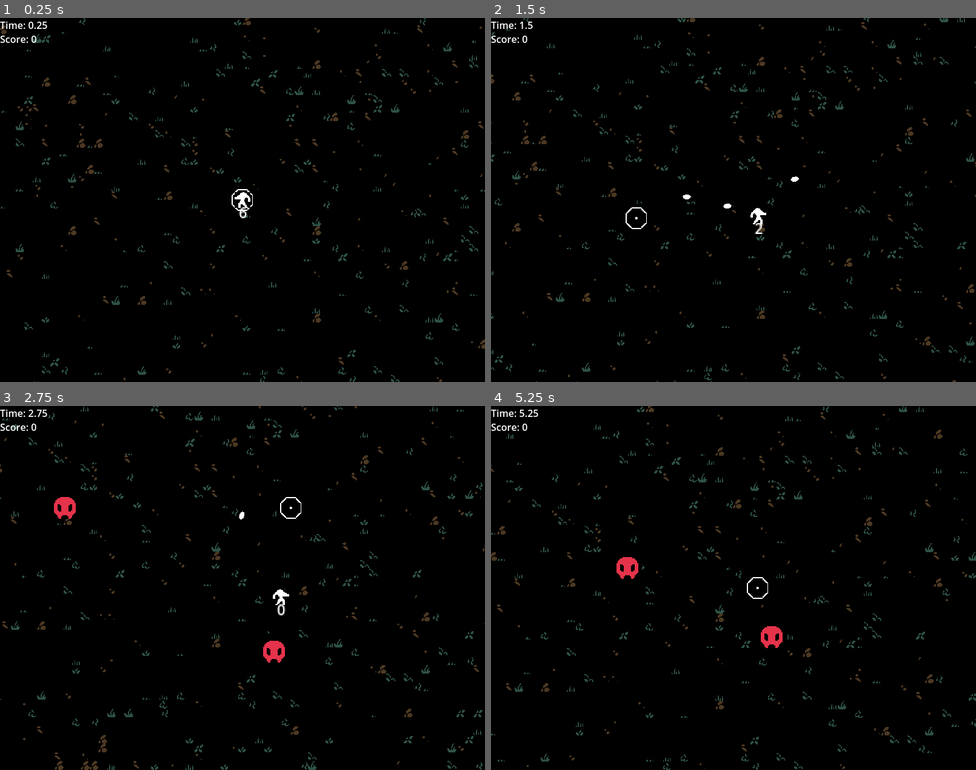
Above: before the commit, frames 1-4 (two rows, left to right).
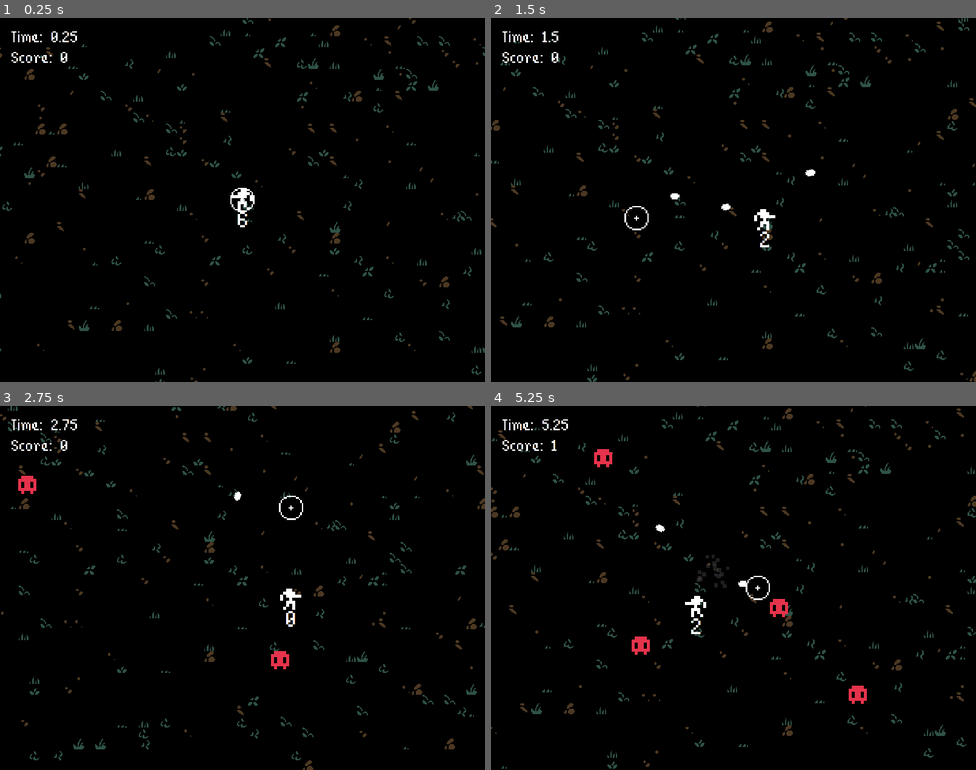
Above: after the commit, the same moments.

Repository: Dragonfoxing/the-last-stand
Game: Godot game, scene res://main.tscn
The game is run twice, just before and just after one commit, with the same random seed, the same clock (stepped at 60 frames per second) and the same inputs.
Inputs (mouse positions are in pixels of both pictures, inside the frame that each line leads up to):
- Up to frame 1 (0.25 s): no input
- Up to frame 2 (1.5 s): tap Enter (ui_accept) at 0.5, 0.77 s; move the mouse to (840, 181) at 0.52 s; press the mouse at (840, 181) at 0.53 s; hold Right (ui_right) 0.53-1.28 s; move the mouse to (636, 218) at 1.27 s; release the mouse at (636, 218) at 1.28 s; hold Down (ui_down) from 1.28 s (still down); click (636, 218) at 1.35 s
- Up to frame 3 (2.75 s): tap Enter (ui_accept) at 1.52 s; move the mouse to (291, 507) at 2.02 s; release Down (ui_down) at 2.03 s; press the mouse at (291, 507) at 2.03 s; hold Right (ui_right) from 2.03 s (still down)
- Up to frame 4 (5.25 s): move the mouse to (709, 660) at 2.77 s; release Right (ui_right) at 2.78 s; release the mouse at (709, 660) at 2.78 s; hold Up (ui_up) 2.78-3.53 s; click (709, 660) at 2.85 s; tap Enter (ui_accept) at 3.02, 3.77, 4.52 s; move the mouse to (879, 642) at 3.52 s; press the mouse at (879, 642) at 3.53 s; hold Left (ui_left) 3.53-5.03 s; move the mouse to (588, 533) at 4.27 s; release the mouse at (588, 533) at 4.28 s; click (588, 533) at 4.35 s; move the mouse to (757, 588) at 5.02 s; press the mouse at (757, 588) at 5.03 s; hold Down (ui_down) from 5.03 s (still down)

The runs differ from the first frame. In frame 1, 4.9% of the frame differs, in the area x 0-100%, y 0-100%; in frame 2, 5.2%; in frame 3, 5.5%; in frame 4, 6.1%.

Commit message:
Day 3 End Of Day - Difficulty curve added to spawning, small bugs fixed

Diff:
--- /dev/null
+++ b/assets/new_label_settings.tres
@@ -0,0 +1,7 @@
+[gd_resource type="LabelSettings" load_steps=2 format=3 uid="uid://qca0oki7xds"]
+
+[ext_resource type="FontFile" uid="uid://c44j3iaivab0m" path="res://assets/fonts/BitPotion.ttf" id="1_g8db5"]
+
+[resource]
+font = ExtResource("1_g8db5")
+font_size = 24
--- a/entities/cursor/cursor_game.tscn
+++ b/entities/cursor/cursor_game.tscn
@@ -1,14 +1,21 @@
 [gd_scene load_steps=3 format=3 uid="uid://ckq5md7h0qdmq"]
 
-[ext_resource type="Texture2D" uid="uid://dxs3r8nms5a60" path="res://assets/MRMOTEXT x3 v1.1/MRMOTEXT-x3.png" id="1_myree"]
 [ext_resource type="Script" path="res://entities/cursor/cursor.gd" id="1_vbdfn"]
+[ext_resource type="Texture2D" uid="uid://dtl6fw1pxrbh0" path="res://assets/processed/TheLastStandREXPAINT.png" id="2_6obct"]
 
 [node name="cursor_game" type="Node2D"]
 script = ExtResource("1_vbdfn")
 
 [node name="Sprite2D" type="Sprite2D" parent="."]
-scale = Vector2(0.33, 0.33)
-texture = ExtResource("1_myree")
+scale = Vector2(0.5, 0.5)
+texture = ExtResource("2_6obct")
 region_enabled = true
-region_rect = Rect2(529, 288, 71, 72)
+region_rect = Rect2(0, 160, 32, 32)
 region_filter_clip_enabled = true
+
+[node name="Sprite2D2" type="Sprite2D" parent="."]
+scale = Vector2(0.5, 0.5)
+texture = ExtResource("2_6obct")
+region_enabled = true
+region_rect = Rect2(164, 54, 6, 6)
+region_filter_clip_enabled = true
--- a/entities/enemy/enemy_follower.gd
+++ b/entities/enemy/enemy_follower.gd
@@ -2,6 +2,9 @@
 
 @export var target : Node2D
 @export var speed : float = 40
+
+@export var death_particles : PackedScene
+
 var dead : bool = false
 
 func _ready():
@@ -40,6 +43,9 @@
 						collider.emit_signal("Collided", self)
 
 						dead = true
+
+						GameSignals.emit_signal("effect_requested", death_particles, position)
+
 						queue_free()
 
 	else:
@@ -47,6 +53,14 @@
 		# in more complicated cases, we want alternate behavior rather than this.
 		set_physics_process(false)
 
+func spawn_death_particles():
+	var particles = death_particles.instantiate()
+	add_child(particles)
+	particles.set_as_top_level(true)
+	particles.position = position
+	particles.emitting = true
+
+
 # all of our logic is in physics_process so we don't need code here.
 func _on_collided(obj : GameEntity2D):
 	pass
--- a/entities/enemy/enemy_follower.tscn
+++ b/entities/enemy/enemy_follower.tscn
@@ -1,22 +1,24 @@
-[gd_scene load_steps=4 format=3 uid="uid://dxricl6vt22rv"]
+[gd_scene load_steps=5 format=3 uid="uid://dxricl6vt22rv"]
 
 [ext_resource type="Script" path="res://entities/enemy/enemy_follower.gd" id="1_bv28l"]
-[ext_resource type="Texture2D" uid="uid://dxs3r8nms5a60" path="res://assets/MRMOTEXT x3 v1.1/MRMOTEXT-x3.png" id="1_iwgoo"]
+[ext_resource type="PackedScene" uid="uid://d0ge4cruhck5b" path="res://entities/particles/simple_hit_particles.tscn" id="2_8npww"]
+[ext_resource type="Texture2D" uid="uid://dtl6fw1pxrbh0" path="res://assets/processed/TheLastStandREXPAINT.png" id="2_ijd6o"]
 
 [sub_resource type="CircleShape2D" id="CircleShape2D_ibwbn"]
+radius = 7.0
 
 [node name="enemy_follower" type="CharacterBody2D" groups=["enemy"]]
 collision_layer = 8
 collision_mask = 15
 script = ExtResource("1_bv28l")
+death_particles = ExtResource("2_8npww")
 
 [node name="Sprite2D" type="Sprite2D" parent="."]
 modulate = Color(0.898039, 0.2, 0.294118, 1)
-texture = ExtResource("1_iwgoo")
+texture = ExtResource("2_ijd6o")
 region_enabled = true
-region_rect = Rect2(72, 264, 24, 24)
+region_rect = Rect2(2, 4, 12, 12)
 region_filter_clip_enabled = true
 
 [node name="CollisionShape2D" type="CollisionShape2D" parent="."]
-position = Vector2(0, 3)
 shape = SubResource("CircleShape2D_ibwbn")
--- /dev/null
+++ b/entities/particles/simple_hit_particles.gd
@@ -0,0 +1,7 @@
+extends CPUParticles2D
+
+func _ready():
+	emitting = true
+
+func _on_timer_timeout():
+	queue_free()
--- /dev/null
+++ b/entities/particles/simple_hit_particles.tscn
@@ -0,0 +1,35 @@
+[gd_scene load_steps=3 format=3 uid="uid://d0ge4cruhck5b"]
+
+[ext_resource type="Script" path="res://entities/particles/simple_hit_particles.gd" id="1_q4rtn"]
+
+[sub_resource type="Gradient" id="Gradient_ffc3p"]
+offsets = PackedFloat32Array(0, 0.502857, 1)
+colors = PackedColorArray(0.964742, 0.964742, 0.964742, 1, 0.76662, 0.76662, 0.76662, 1, 0, 0, 0, 0)
+
+[node name="SimpleHitParticles" type="CPUParticles2D"]
+emitting = false
+amount = 20
+lifetime = 0.75
+one_shot = true
+explosiveness = 1.0
+randomness = 0.82
+fract_delta = false
+emission_shape = 1
+emission_sphere_radius = 2.0
+direction = Vector2(0, 5)
+spread = 180.0
+gravity = Vector2(0, 20)
+initial_velocity_min = 5.0
+initial_velocity_max = 20.0
+scale_amount_min = 2.0
+scale_amount_max = 3.0
+color_ramp = SubResource("Gradient_ffc3p")
+script = ExtResource("1_q4rtn")
+
+[node name="Timer" type="Timer" parent="."]
+process_callback = 0
+wait_time = 0.75
+one_shot = true
+autostart = true
+
+[connection signal="timeout" from="Timer" to="." method="_on_timer_timeout"]
--- a/entities/player/bullet.tscn
+++ b/entities/player/bullet.tscn
@@ -1,11 +1,11 @@
 [gd_scene load_steps=4 format=3 uid="uid://b5chf187yxnk3"]
 
-[ext_resource type="Texture2D" uid="uid://dxs3r8nms5a60" path="res://assets/MRMOTEXT x3 v1.1/MRMOTEXT-x3.png" id="1_16cof"]
 [ext_resource type="Script" path="res://entities/player/bullet.gd" id="1_lj5qm"]
+[ext_resource type="Texture2D" uid="uid://dtl6fw1pxrbh0" path="res://assets/processed/TheLastStandREXPAINT.png" id="2_ymk5y"]
 
 [sub_resource type="CapsuleShape2D" id="CapsuleShape2D_54vnm"]
 radius = 2.0
-height = 8.0
+height = 6.0
 
 [node name="bullet" type="CharacterBody2D"]
 collision_layer = 0
@@ -14,10 +14,10 @@
 
 [node name="Sprite2D" type="Sprite2D" parent="."]
 position = Vector2(-1.19209e-07, 0)
-scale = Vector2(0.385, 0.33)
-texture = ExtResource("1_16cof")
+scale = Vector2(0.5, 0.5)
+texture = ExtResource("2_ymk5y")
 region_enabled = true
-region_rect = Rect2(576, 408, 24, 24)
+region_rect = Rect2(64, 48, 16, 16)
 
 [node name="CollisionShape2D" type="CollisionShape2D" parent="."]
 rotation = 1.5708
--- a/entities/player/player.gd
+++ b/entities/player/player.gd
@@ -9,6 +9,9 @@
 
 @export var sprite : Sprite2D
 
+@export var god_mode : bool = false
+
+@export var player_death_effect : PackedScene
 var right : bool = false;
 
 func _ready():
@@ -52,5 +55,6 @@
 	elif(position.y > limit.y - height): position.y = limit.y - height;
 
 func _on_collided(obj : GameEntity2D):
-	if(obj.team == "enemy"):
+	if(obj.team == "enemy" and not god_mode):
+		GameSignals.emit_signal("effect_requested", player_death_effect, position)
 		queue_free()
--- a/entities/player/player.tscn
+++ b/entities/player/player.tscn
@@ -1,33 +1,33 @@
-[gd_scene load_steps=7 format=3 uid="uid://dfbuxqaver7t1"]
+[gd_scene load_steps=8 format=3 uid="uid://dfbuxqaver7t1"]
 
 [ext_resource type="Script" path="res://entities/player/player.gd" id="1_clqcy"]
-[ext_resource type="Texture2D" uid="uid://dxs3r8nms5a60" path="res://assets/MRMOTEXT x3 v1.1/MRMOTEXT-x3.png" id="2_8etoc"]
 [ext_resource type="PackedScene" uid="uid://b5chf187yxnk3" path="res://entities/player/bullet.tscn" id="2_gb87y"]
+[ext_resource type="Texture2D" uid="uid://dtl6fw1pxrbh0" path="res://assets/processed/TheLastStandREXPAINT.png" id="2_qxewj"]
+[ext_resource type="PackedScene" uid="uid://bel8m3xay7wtg" path="res://entities/player/player_tombstone.tscn" id="2_tqxtg"]
 [ext_resource type="Script" path="res://entities/player/Gun.gd" id="4_arcya"]
+[ext_resource type="LabelSettings" uid="uid://qca0oki7xds" path="res://assets/new_label_settings.tres" id="5_dexl0"]
 
-[sub_resource type="RectangleShape2D" id="RectangleShape2D_707yt"]
-size = Vector2(14, 14)
-
-[sub_resource type="LabelSettings" id="LabelSettings_i66he"]
-font_size = 12
+[sub_resource type="CapsuleShape2D" id="CapsuleShape2D_pgsga"]
+radius = 6.0
+height = 14.0
 
 [node name="Player" type="CharacterBody2D" node_paths=PackedStringArray("sprite") groups=["player"]]
 collision_layer = 2
 collision_mask = 25
 script = ExtResource("1_clqcy")
 sprite = NodePath("Sprites/Sprite2D")
+player_death_effect = ExtResource("2_tqxtg")
 
 [node name="Sprites" type="Node2D" parent="."]
 
 [node name="Sprite2D" type="Sprite2D" parent="Sprites"]
-scale = Vector2(0.667, 0.667)
-texture = ExtResource("2_8etoc")
+texture = ExtResource("2_qxewj")
 region_enabled = true
-region_rect = Rect2(340, 603, 20, 20)
+region_rect = Rect2(0, 48, 18, 18)
 region_filter_clip_enabled = true
 
 [node name="CollisionShape2D" type="CollisionShape2D" parent="."]
-shape = SubResource("RectangleShape2D_707yt")
+shape = SubResource("CapsuleShape2D_pgsga")
 
 [node name="Gun" type="Node2D" parent="."]
 script = ExtResource("4_arcya")
@@ -39,5 +39,5 @@
 offset_right = 4.0
 offset_bottom = 28.0
 text = "6"
-label_settings = SubResource("LabelSettings_i66he")
+label_settings = ExtResource("5_dexl0")
 horizontal_alignment = 1
--- /dev/null
+++ b/entities/player/player_tombstone.tscn
@@ -0,0 +1,17 @@
+[gd_scene load_steps=3 format=3 uid="uid://bel8m3xay7wtg"]
+
+[ext_resource type="Texture2D" uid="uid://dtl6fw1pxrbh0" path="res://assets/processed/TheLastStandREXPAINT.png" id="1_wautd"]
+[ext_resource type="PackedScene" uid="uid://d0ge4cruhck5b" path="res://entities/particles/simple_hit_particles.tscn" id="2_l51vh"]
+
+[node name="player_tombstone" type="Sprite2D"]
+self_modulate = Color(0.54902, 0.54902, 0.54902, 1)
+scale = Vector2(0.75, 0.75)
+texture = ExtResource("1_wautd")
+region_enabled = true
+region_rect = Rect2(80, 48, 16, 16)
+region_filter_clip_enabled = true
+
+[node name="SimpleHitParticles" parent="." instance=ExtResource("2_l51vh")]
+scale_amount_min = 4.0
+scale_amount_max = 5.0
+color = Color(0.909016, 0.157282, 0.256218, 1)
--- /dev/null
+++ b/lib/EffectsManager.gd
@@ -0,0 +1,16 @@
+extends Node2D
+
+var explosion_scene : PackedScene = preload("res://entities/particles/simple_hit_particles.tscn")
+
+func _ready():
+	GameSignals.connect("effect_requested", create_effect)
+
+func create_effect(sfx : PackedScene, pos : Vector2):
+	var explode = sfx.instantiate()
+	explode.position = pos
+
+	add_child(explode)
+	explode.set_as_top_level(true)
+
+	if("emitting" in explode):
+		explode.emitting = true
--- /dev/null
+++ b/lib/EffectsManager.tscn
@@ -0,0 +1,6 @@
+[gd_scene load_steps=2 format=3 uid="uid://dsd7j140lneba"]
+
+[ext_resource type="Script" path="res://lib/EffectsManager.gd" id="1_gh0pn"]
+
+[node name="EffectsManager" type="Node2D"]
+script = ExtResource("1_gh0pn")
--- /dev/null
+++ b/lib/GameSignals.gd
@@ -0,0 +1,3 @@
+extends Node
+
+signal effect_requested(sfx : PackedScene, pos : Vector2)
--- a/main.gd
+++ b/main.gd
@@ -8,10 +8,13 @@
 var height : int = 600
 var rng : RandomNumberGenerator = RandomNumberGenerator.new()
 
+@export var spawnCurve : Curve
+
 @export var enemies : Array[PackedScene]
 
 var tick_spawn_cur : int = 0
 var tick_spawn_length : int = 30
+var tick_spawn_length_max : int = tick_spawn_length
 
 # Called when the node enters the scene tree for the first time.
 func _ready():
@@ -20,6 +23,7 @@
 func _reset_entities():
 	player.position = Vector2(width/2, height/2)
 	camera.position = player.position
+	tick_spawn_length = tick_spawn_length_max
 
 	GameDifficulty.reset(1)
 	GameDifficulty.start()
@@ -56,11 +60,15 @@
 		spawnBoundary.position = player.position
 
 		tick_spawn_cur += 1
-		if(tick_spawn_cur >= tick_spawn_length):
+		if(tick_spawn_cur >= tick_spawn_length - spawnCurve.sample(clamp(GameDifficulty.timer/300, 0, 1))):
 			tick_spawn_cur = 0
-			if (rng.randf() >= 0.5 - clampf(((GameDifficulty.scale/2) / 20), 0, 0.5)):
+			# - clampf(((GameDifficulty.scale/2) / 20), 0, 0.5)
+			# throw the above into the below if statement to make the game way harder
+			if (rng.randf() >= 0.5):
 				_spawn_entity()
-
+	else:
+		# the game has ended
+		GameDifficulty.pause()
 
 func _unhandled_input(event):
 	if event.is_action_pressed("ui_cancel"): _send_quit_request()
--- a/main.tscn
+++ b/main.tscn
@@ -1,13 +1,21 @@
-[gd_scene load_steps=11 format=3 uid="uid://cbgtoctj4aif5"]
+[gd_scene load_steps=15 format=3 uid="uid://cbgtoctj4aif5"]
 
 [ext_resource type="Script" path="res://main.gd" id="1_epwk6"]
 [ext_resource type="PackedScene" uid="uid://dfbuxqaver7t1" path="res://entities/player/player.tscn" id="1_i15vm"]
 [ext_resource type="Texture2D" uid="uid://dxs3r8nms5a60" path="res://assets/MRMOTEXT x3 v1.1/MRMOTEXT-x3.png" id="3_n1g5c"]
 [ext_resource type="Script" path="res://Camera2DFollowTarget.gd" id="4_qb77m"]
+[ext_resource type="PackedScene" uid="uid://dsd7j140lneba" path="res://lib/EffectsManager.tscn" id="4_qec02"]
 [ext_resource type="PackedScene" uid="uid://ckq5md7h0qdmq" path="res://entities/cursor/cursor_game.tscn" id="5_ur3us"]
 [ext_resource type="PackedScene" uid="uid://dxricl6vt22rv" path="res://entities/enemy/enemy_follower.tscn" id="6_8h6cr"]
 [ext_resource type="Script" path="res://GameUIController.gd" id="6_hdqc8"]
+[ext_resource type="FontFile" uid="uid://c44j3iaivab0m" path="res://assets/fonts/BitPotion.ttf" id="7_lpf3s"]
 [ext_resource type="Script" path="res://SpawnBoundaryBox.gd" id="7_y4hf6"]
+
+[sub_resource type="Curve" id="Curve_y3gja"]
+min_value = 1.0
+max_value = 30.0
+_data = [Vector2(0, 1), 0.0, 6.531, 0, 0, Vector2(1, 30), 91.9563, 0.0, 0, 0]
+point_count = 2
 
 [sub_resource type="TileSetAtlasSource" id="TileSetAtlasSource_diuv3"]
 texture = ExtResource("3_n1g5c")
@@ -144,12 +152,17 @@
 terrain_set_0/terrain_0/color = Color(0.5, 0.34375, 0.25, 1)
 sources/0 = SubResource("TileSetAtlasSource_diuv3")
 
+[sub_resource type="LabelSettings" id="LabelSettings_ctn3s"]
+font = ExtResource("7_lpf3s")
+font_size = 42
+
 [node name="main" type="Node2D" node_paths=PackedStringArray("player", "camera", "spawnBoundary")]
 script = ExtResource("1_epwk6")
 player = NodePath("Player")
 camera = NodePath("Camera2D")
 spawnBoundary = NodePath("SpawnBoundaryBox")
 spawnDistance = 150
+spawnCurve = SubResource("Curve_y3gja")
 enemies = Array[PackedScene]([ExtResource("6_8h6cr")])
 
 [node name="Background" type="TileMap" parent="."]
@@ -160,14 +173,17 @@
 format = 2
 layer_0/tile_data = PackedInt32Array(786448, 0, 0, 720912, 0, 0, 655376, 0, 0, 589840, 0, 0, 524304, 0, 0, 458768, 8519 …(170057 unchanged characters)…
 
+[node name="EffectsManager" parent="." instance=ExtResource("4_qec02")]
+
 [node name="Player" parent="." instance=ExtResource("1_i15vm")]
 top_level = true
 position = Vector2(400, 300)
 speed = 70
+god_mode = true
 
 [node name="Camera2D" type="Camera2D" parent="." node_paths=PackedStringArray("target")]
 position = Vector2(400, 300)
-zoom = Vector2(2, 2)
+zoom = Vector2(2.5, 2.5)
 limit_left = 0
 limit_top = 0
 limit_right = 800
@@ -179,30 +195,38 @@
 script = ExtResource("4_qb77m")
 target = NodePath("../Player")
 
-[node name="Control" type="CanvasLayer" parent="Camera2D"]
+[node name="CanvasLayer" type="CanvasLayer" parent="Camera2D"]
 script = ExtResource("6_hdqc8")
 
-[node name="HBoxContainer" type="VBoxContainer" parent="Camera2D/Control"]
+[node name="HBoxContainer" type="VBoxContainer" parent="Camera2D/CanvasLayer"]
 anchors_preset = -1
+anchor_left = 0.01375
 anchor_right = 1.0
 anchor_bottom = 0.133333
+offset_left = 8.0
+offset_top = 12.0
+offset_right = 8.0
+offset_bottom = 12.0
 theme_override_constants/separation = 0
 metadata/_edit_use_anchors_ = true
 
-[node name="TimeLabel" type="Label" parent="Camera2D/Control/HBoxContainer"]
+[node name="TimeLabel" type="Label" parent="Camera2D/CanvasLayer/HBoxContainer"]
 layout_mode = 2
 text = "Time: "
-
-[node name="DifficultyLabel" type="Label" parent="Camera2D/Control/HBoxContainer"]
+label_settings = SubResource("LabelSettings_ctn3s")
+
+[node name="DifficultyLabel" type="Label" parent="Camera2D/CanvasLayer/HBoxContainer"]
 visible = false
 layout_mode = 2
 text = "Difficulty:"
 
-[node name="ScoreLabel" type="Label" parent="Camera2D/Control/HBoxContainer"]
+[node name="ScoreLabel" type="Label" parent="Camera2D/CanvasLayer/HBoxContainer"]
 layout_mode = 2
 text = "Score:"
+label_settings = SubResource("LabelSettings_ctn3s")
 
 [node name="cursor_game" parent="." instance=ExtResource("5_ur3us")]
+top_level = true
 position = Vector2(313, 264)
 
 [node name="SpawnBoundaryBox" type="Marker2D" parent="."]
--- a/project.godot
+++ b/project.godot
@@ -18,6 +18,7 @@
 [autoload]
 
 GameDifficulty="*res://lib/GameDifficulty.gd"
+GameSignals="*res://lib/GameSignals.gd"
 
 [display]
 
Binary file added: assets/fonts/BitPotion.ttf
Not shown, added: assets/fonts/BitPotion.ttf.import
Binary file changed: assets/processed/TheLastStandREXPAINT.png
Not shown, added: assets/processed/TheLastStandREXPAINT.kra
Not shown, added: assets/processed/TheLastStandREXPAINT.kra~
Not shown, added: assets/processed/TheLastStandREXPAINT.png~
